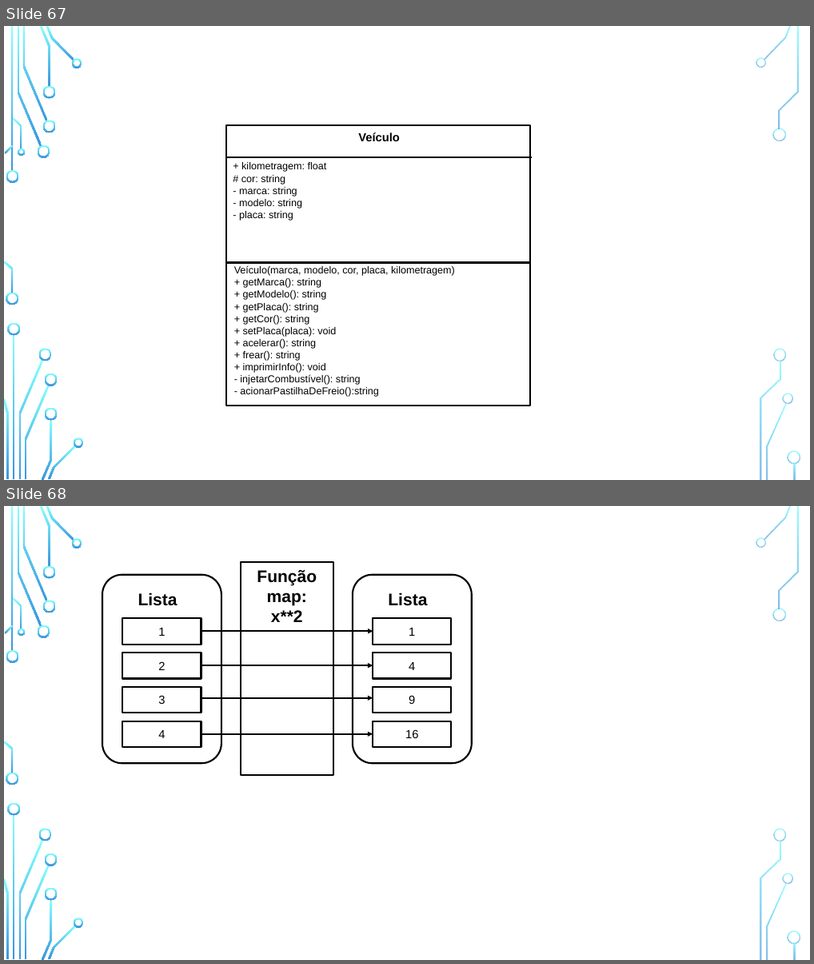
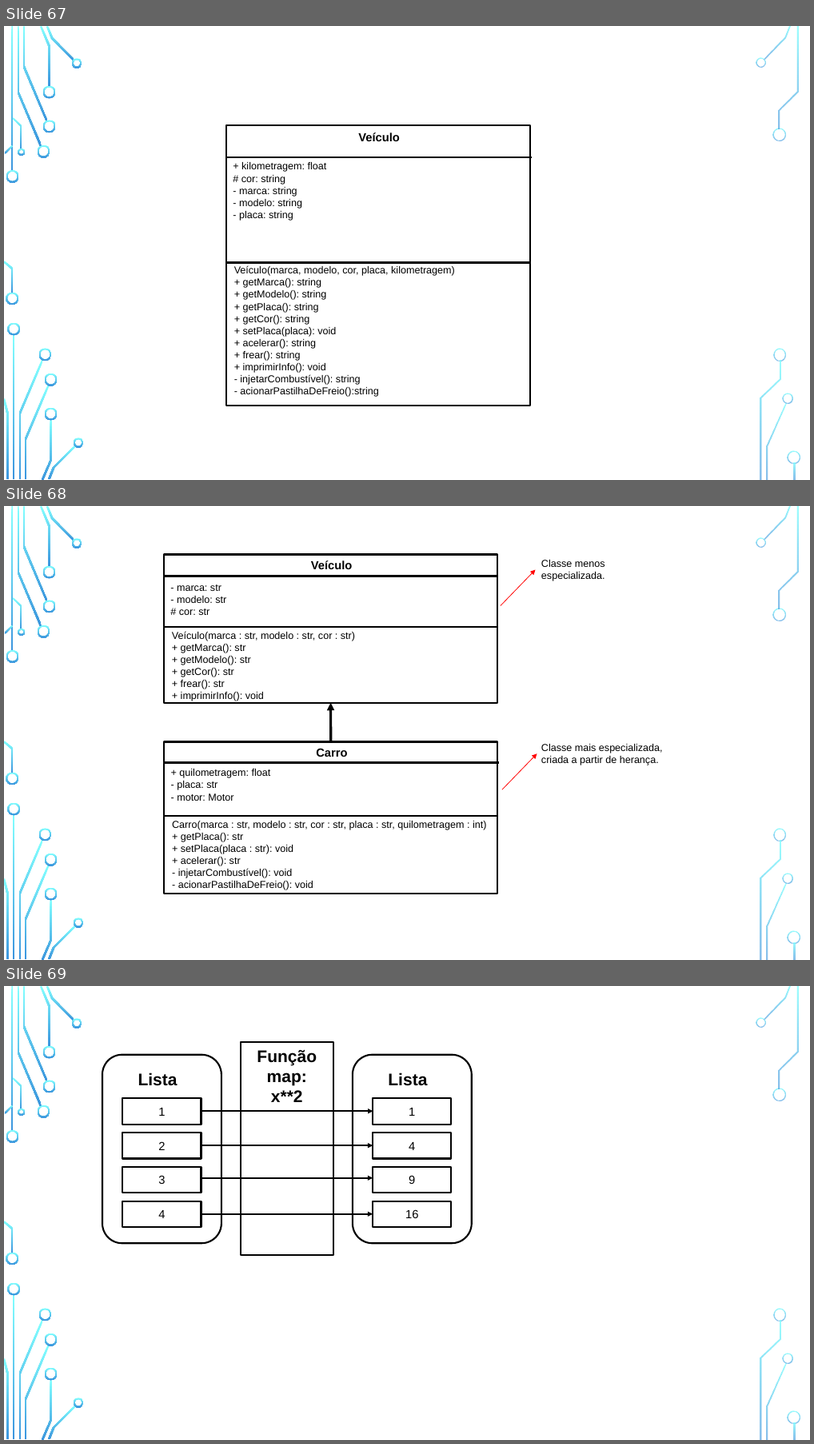
Before and after one commit to zz4fap/python-programming, a slide deck: figures/C126_figures.pptx. Shown one above the other, each under a label of ours: slides 67 and 68 before the commit, slides 67, 68 and 69 after it. The pictures are 814x964 and 814x1444 pixels, drawn with LibreOffice and Linux fonts; fonts in the diff are those of the drawing; background and template pictures are left out. Boxes give left, top, right and bottom in pixels: in the first picture for what was removed or moved away, otherwise in the second. Text is boxed around its words. In the diff, an @@ line names an element or a change of style, - is before the commit and + after.

```diff
--- a/figures/C126_figures.pptx
+++ b/figures/C126_figures.pptx
@@ slide 68 added at (4, 506, 810, 960), background picture (left out); not listed: 36 template elements that a slide beside it also shows @@
@@ group added at (164, 554, 663, 893): 8 texts, 4 lines, 3 arrows, 2 rectangles @@
+Veículo
+- marca: str
+- modelo: str
+# cor: str
+Veículo(marca : str, modelo : str, cor : str)
++ getMarca(): str
++ getModelo(): str
++ getCor(): str
++ frear(): str
++ imprimirInfo(): void
+Carro
++ quilometragem: float
+- placa: str
+- motor: Motor
+Carro(marca : str, modelo : str, cor : str, placa : str, quilometragem : int)
++ getPlaca(): str
++ setPlaca(placa : str): void
++ acelerar(): str
+- injetarCombustível(): void
+- acionarPastilhaDeFreio(): void
+Classe menos especializada.
+Classe mais especializada, criada a partir de herança.
@@ what was slide 68 is now slide 69 @@
```
Also in this commit, not shown: 3 other files.
